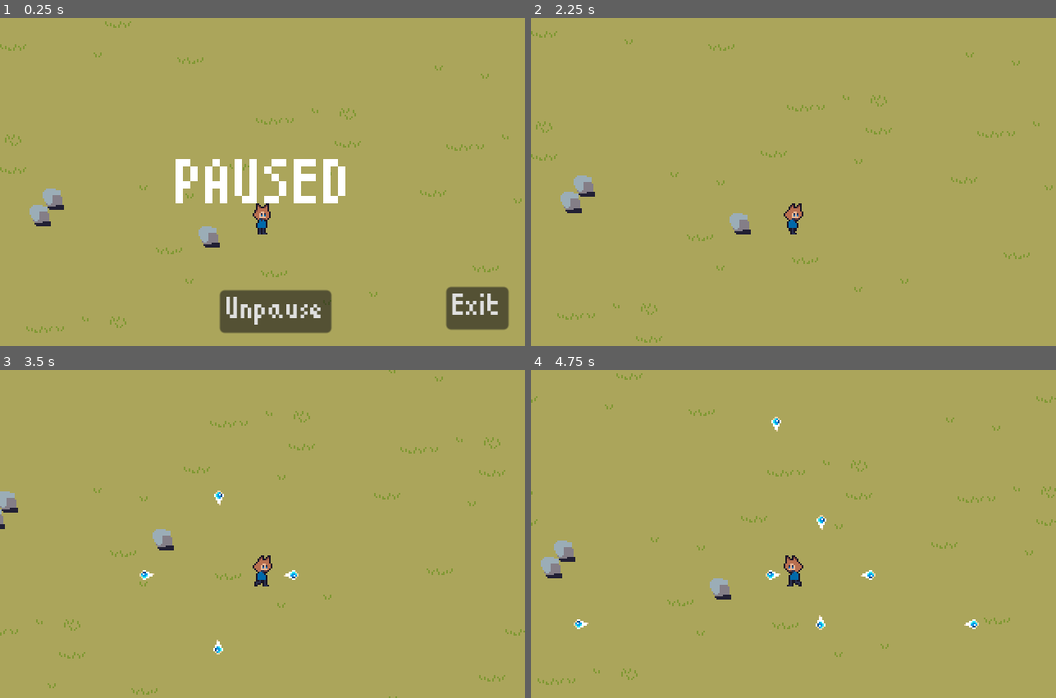
Above: before the commit, frames 1-4 (two rows, left to right).
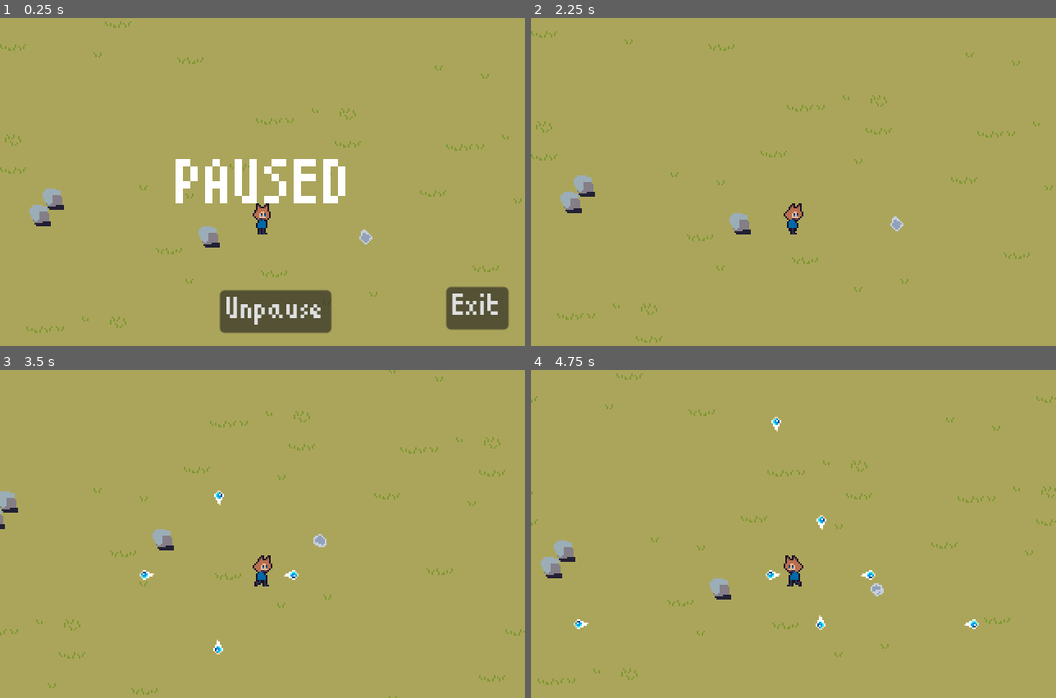
Above: after the commit, the same moments.

Repository: ColtonPhillips/its-spreading
Game: Godot game, scene res://scenes/world.tscn
Same seed, same stepped clock (60 frames per second), same inputs: the game is played once before the commit and once after it.
Inputs:
- Up to frame 1 (0.25 s): no input
- Up to frame 2 (2.25 s): tap Enter at 0.5 s; hold D (move_right) 0.53-1.25 s; click "Unpause" at 1.25 s; hold S (move_down) from 2.03 s (still down)
- Up to frame 3 (3.5 s): release S (move_down) at 2.78 s; hold D (move_right) from 2.78 s (still down)
- Up to frame 4 (4.75 s): release D (move_right) at 3.53 s; hold W (move_up) 3.53-4.28 s; hold A (move_left) from 4.28 s (still down)

The runs differ from the first frame. In frame 1, less than 0.1% of the frame differs, in the area x 68-71%, y 64-69%; in frame 2, less than 0.1%; in frame 3, less than 0.1%, in the area x 59-63%, y 50-54%; in frame 4, less than 0.1%.

Commit message:
impl movecomponent

Diff:
--- /dev/null
+++ b/scenes/components/move_character_body_2d_component.gd
@@ -0,0 +1,13 @@
+class_name MoveCharacterBody2DComponent
+extends Node
+
+@export var actor: Node2D
+@export var velocity: Vector2
+@export_enum("Slow:30", "Average:60", "Very Fast:200") var character_speed: int
+
+func _physics_process(delta):
+	movement(delta)
+
+func movement(delta):
+	actor.velocity = velocity
+	actor.move_and_slide()
--- /dev/null
+++ b/scenes/components/move_position_component.gd
@@ -0,0 +1,11 @@
+class_name MovePositionComponent
+extends Node
+
+@export var actor: Node2D
+@export var velocity: Vector2
+
+func _process(delta):
+	movement(delta)
+
+func movement(delta):
+	actor.translate(velocity * delta)
--- a/scenes/enemy/enemy.gd
+++ b/scenes/enemy/enemy.gd
@@ -9,6 +9,7 @@
 @onready var player = get_tree().get_first_node_in_group("player")
 @onready var scenegraph = get_tree().get_first_node_in_group("player").get_parent()
 @onready var sprite_2d = $Sprite2D
+@onready var move_component = $MoveComponent
 
 func _physics_process(delta):
 	movement(delta)
@@ -16,8 +17,7 @@
 
 func movement(delta):
 	var direction = global_position.direction_to(player.global_position)
-	velocity = direction * move_speed
-	move_and_slide()
+	move_component.velocity = direction * move_speed
 
 func animation(delta):
 	if velocity.x > 0:
@@ -36,4 +36,4 @@
 func spawn_exp():
 	var enemy_spawn = dropped_loot.instantiate()
 	enemy_spawn.global_position = self.global_position
-	scenegraph.add_child(enemy_spawn)
+	scenegraph.call_deferred("add_child", enemy_spawn)
--- a/scenes/enemy/enemy.tscn
+++ b/scenes/enemy/enemy.tscn
@@ -1,9 +1,10 @@
-[gd_scene load_steps=5 format=3 uid="uid://0pcv5ermn1p"]
+[gd_scene load_steps=6 format=3 uid="uid://0pcv5ermn1p"]
 
 [ext_resource type="Script" path="res://scenes/enemy/enemy.gd" id="1_bi6oj"]
 [ext_resource type="PackedScene" uid="uid://dxwaejsl8qimd" path="res://scenes/physics/hurt_box.tscn" id="2_lk76p"]
 [ext_resource type="PackedScene" uid="uid://cjafynpl3f6fd" path="res://scenes/loot/pickup.tscn" id="2_wgvuk"]
 [ext_resource type="PackedScene" uid="uid://bdm5fxr8cplx8" path="res://scenes/physics/hit_box.tscn" id="3_nlj2i"]
+[ext_resource type="Script" path="res://scenes/components/move_character_body_2d_component.gd" id="3_ynl7d"]
 
 [node name="Enemy" type="CharacterBody2D" groups=["enemy"]]
 y_sort_enabled = true
@@ -18,6 +19,10 @@
 [node name="CollisionShape2D" type="CollisionShape2D" parent="."]
 visible = false
 position = Vector2(0, -5)
+
+[node name="MoveComponent" type="Node" parent="." node_paths=PackedStringArray("actor")]
+script = ExtResource("3_ynl7d")
+actor = NodePath("..")
 
 [node name="HurtBox" parent="." instance=ExtResource("2_lk76p")]
 collision_layer = 4
--- a/scenes/enemy/fire_orb_enemy.tscn
+++ b/scenes/enemy/fire_orb_enemy.tscn
@@ -4,7 +4,7 @@
 [ext_resource type="Texture2D" uid="uid://cjuoaowmdixmj" path="res://art/sheet.png" id="2_peauw"]
 
 [sub_resource type="CircleShape2D" id="CircleShape2D_l1kca"]
-radius = 5.0
+radius = 7.0
 
 [sub_resource type="RectangleShape2D" id="RectangleShape2D_4j7yb"]
 size = Vector2(13, 12)
--- a/scenes/enemy/wisp_enemy.tscn
+++ b/scenes/enemy/wisp_enemy.tscn
@@ -10,8 +10,9 @@
 [sub_resource type="RectangleShape2D" id="RectangleShape2D_c165k"]
 size = Vector2(12, 24)
 
-[sub_resource type="RectangleShape2D" id="RectangleShape2D_34wgp"]
-size = Vector2(7.5, 25.25)
+[sub_resource type="CapsuleShape2D" id="CapsuleShape2D_avoem"]
+radius = 8.0
+height = 32.0
 
 [node name="WispEnemy" instance=ExtResource("1_da14o")]
 move_speed = 17.67
@@ -31,8 +32,8 @@
 shape = SubResource("RectangleShape2D_c165k")
 
 [node name="CollisionShape2D" parent="HitBox" index="0"]
-position = Vector2(0, 2.375)
-shape = SubResource("RectangleShape2D_34wgp")
+position = Vector2(0, 2)
+shape = SubResource("CapsuleShape2D_avoem")
 
 [editable path="HurtBox"]
 [editable path="HitBox"]
--- a/scenes/loot/pickup.gd
+++ b/scenes/loot/pickup.gd
@@ -4,12 +4,13 @@
 @onready var player = get_tree().get_first_node_in_group("player")
 @export var move_speed = 100.0
 @export var chasing_player = false
+@onready var move_component = $MoveComponent
 
-func _physics_process(delta):
+func _process(delta):
 	if chasing_player:
 		var direction = global_position.direction_to(player.global_position)
-		#position.move_toward(direction * move_speed, delta)
-		global_translate(direction * move_speed * delta)
+		move_component.velocity = direction * move_speed
+
 		if global_position.distance_to(player.global_position) < 2.0:
 			queue_free()
 
--- a/scenes/loot/pickup.tscn
+++ b/scenes/loot/pickup.tscn
@@ -1,7 +1,8 @@
-[gd_scene load_steps=13 format=3 uid="uid://cjafynpl3f6fd"]
+[gd_scene load_steps=14 format=3 uid="uid://cjafynpl3f6fd"]
 
 [ext_resource type="Texture2D" uid="uid://35khk818c4kx" path="res://art/smoke.png" id="1_eykr0"]
 [ext_resource type="Script" path="res://scenes/loot/pickup.gd" id="1_n707f"]
+[ext_resource type="Script" path="res://scenes/components/move_position_component.gd" id="3_cmepo"]
 
 [sub_resource type="AtlasTexture" id="AtlasTexture_5ivh7"]
 atlas = ExtResource("1_eykr0")
@@ -85,3 +86,7 @@
 [node name="CollisionShape2D" type="CollisionShape2D" parent="PickupArea"]
 position = Vector2(-1, 0)
 shape = SubResource("CircleShape2D_4nejt")
+
+[node name="MoveComponent" type="Node" parent="." node_paths=PackedStringArray("actor")]
+script = ExtResource("3_cmepo")
+actor = NodePath("..")
--- a/scenes/projectiles/projectile.gd
+++ b/scenes/projectiles/projectile.gd
@@ -2,13 +2,14 @@
 extends Node2D
 @export var speed = 50.0
 var direction = Vector2.ZERO
+@onready var move_component = $MoveComponent
 
-func _physics_process(delta):
+func _process(delta):
 	movement(delta)
 
 func movement(delta):
+	move_component.velocity = direction * speed
 
-	translate(direction * speed * delta)
 	if direction.length_squared() > 0:
 		var rotation_radians = atan2(direction.y, direction.x)
 		# Assuming the node is a 2D node (Node2D)
--- a/scenes/projectiles/projectile.tscn
+++ b/scenes/projectiles/projectile.tscn
@@ -1,7 +1,8 @@
-[gd_scene load_steps=3 format=3 uid="uid://bgvdp80mpx8at"]
+[gd_scene load_steps=4 format=3 uid="uid://bgvdp80mpx8at"]
 
 [ext_resource type="Script" path="res://scenes/projectiles/projectile.gd" id="1_pymdo"]
 [ext_resource type="PackedScene" uid="uid://bdm5fxr8cplx8" path="res://scenes/physics/hit_box.tscn" id="2_bty2l"]
+[ext_resource type="Script" path="res://scenes/components/move_position_component.gd" id="3_ll1l8"]
 
 [node name="Projectile" type="Node2D" groups=["attack"]]
 y_sort_enabled = true
@@ -18,6 +19,10 @@
 one_shot = true
 autostart = true
 
+[node name="MoveComponent" type="Node" parent="." node_paths=PackedStringArray("actor")]
+script = ExtResource("3_ll1l8")
+actor = NodePath("..")
+
 [connection signal="hit" from="HitBox" to="." method="_on_hit_box_hit"]
 [connection signal="timeout" from="SelfRemovalTimer" to="." method="_on_self_removal_timer_timeout"]
 
--- a/scenes/world.tscn
+++ b/scenes/world.tscn
@@ -8,6 +8,7 @@
 [ext_resource type="Script" path="res://scenes/gameplay/spawn_info.gd" id="5_7m54o"]
 [ext_resource type="PackedScene" uid="uid://ds5t4tdidh3t8" path="res://scenes/obstacles/rock.tscn" id="6_kl1yl"]
 [ext_resource type="PackedScene" uid="uid://yg11qveki1pj" path="res://scenes/gui/menu.tscn" id="7_pyd75"]
+[ext_resource type="PackedScene" uid="uid://cjafynpl3f6fd" path="res://scenes/loot/pickup.tscn" id="8_6ieqd"]
 [ext_resource type="AudioStream" uid="uid://b2rln4mnh1h5c" path="res://sound/DarkTheme.mp3" id="9_prxxj"]
 
 [sub_resource type="Resource" id="Resource_3yj5a"]
@@ -25,6 +26,14 @@
 enemy = ExtResource("4_y0un6")
 enemy_num = 1
 enemy_spawn_delay = 2
+
+[sub_resource type="Resource" id="Resource_nvg24"]
+script = ExtResource("5_7m54o")
+time_start = 120
+time_end = 1000
+enemy = ExtResource("4_y0un6")
+enemy_num = 2
+enemy_spawn_delay = 3
 
 [node name="World" type="Node2D"]
 metadata/_edit_lock_ = true
@@ -44,7 +53,7 @@
 position = Vector2(0, -3)
 
 [node name="EnemySpawner" parent="YSortableSceneGraph" instance=ExtResource("3_luq5g")]
-spawns = Array[ExtResource("5_7m54o")]([SubResource("Resource_3yj5a"), SubResource("Resource_b4d00")])
+spawns = Array[ExtResource("5_7m54o")]([SubResource("Resource_3yj5a"), SubResource("Resource_b4d00"), SubResource("Resource_nvg24")])
 
 [node name="Rock" parent="YSortableSceneGraph" instance=ExtResource("6_kl1yl")]
 position = Vector2(-143, -23)
@@ -55,6 +64,9 @@
 [node name="Rock3" parent="YSortableSceneGraph" instance=ExtResource("6_kl1yl")]
 position = Vector2(-40, -10)
 
+[node name="Pickup" parent="YSortableSceneGraph" instance=ExtResource("8_6ieqd")]
+position = Vector2(64, 0)
+
 [node name="Menu" type="CanvasLayer" parent="."]
 process_mode = 3
 
Not shown: 1 places in scenes/world.tscn that only renumber resources
